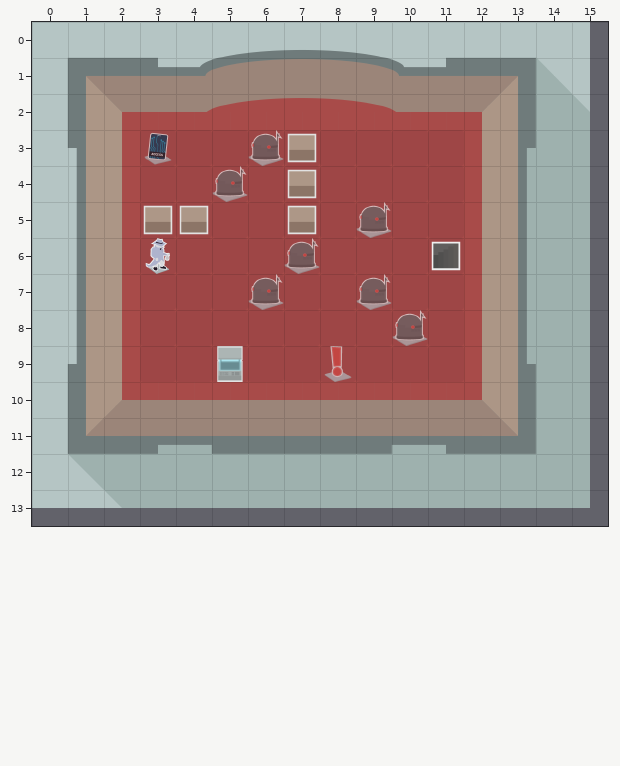
Level history. Tiled map: src/resources/maps/level-4-floor-2.tmx. This is how it looked before the edit.
Cells are 75x75 px. Shown: x 0..15, y 0..13.
And afterwards:
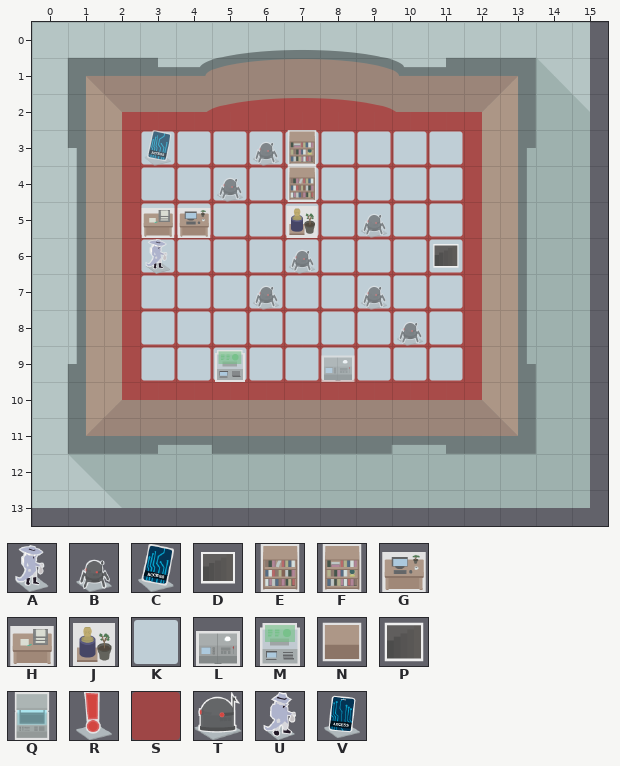
Key: from "assets": A 0 "START", B 2 "ENEMY", C 11 "KEY", D 15 "EXIT", E 18 "WALL", F 19 "WALL", G 27 "WALL", H 28 "WALL", J 37 "WALL", K 57 "BLANK", L 61 "SHIELD_CONTROL", M 62 "SHOP"; from "tiles": N 0, P 1, Q 2, R 3, S 5, T 6, U 7, V 9.
_ is an empty cell.
Objects are placed by their top-left corner, in cells (3,4 is the top-left corner of cell 3,4); size is 1x1 cell unless given.
The edit:
Layer "Tiles":
y 3..9: x 3..11 SSSSSSSSS -> KKKKKKKKK
Layer "Assets":
y 3: x 7 N -> F
y 4: x 7 N -> E
y 5: x 3..4 NN -> HG; x 7 N -> J
y 6: x 3 U -> A; x 11 P -> D
y 9: x 5 Q -> M
Layer "Random Key":
added: C "KEY" at 3,3
removed: V at 3,3
Layer "Random Enemies":
added: B "ENEMY" at 6,3
added: B "ENEMY" at 5,4
added: B "ENEMY" at 9,5
added: B "ENEMY" at 7,6
added: B "ENEMY" at 6,7
added: B "ENEMY" at 9,7
added: B "ENEMY" at 10,8
removed: T at 6,3
removed: T at 5,4
removed: T at 9,5
removed: T at 7,6
removed: T at 6,7
removed: T at 9,7
removed: T at 10,8
Layer "Shield":
added: L "SHIELD_CONTROL" at 8,9
removed: R at 8,9
